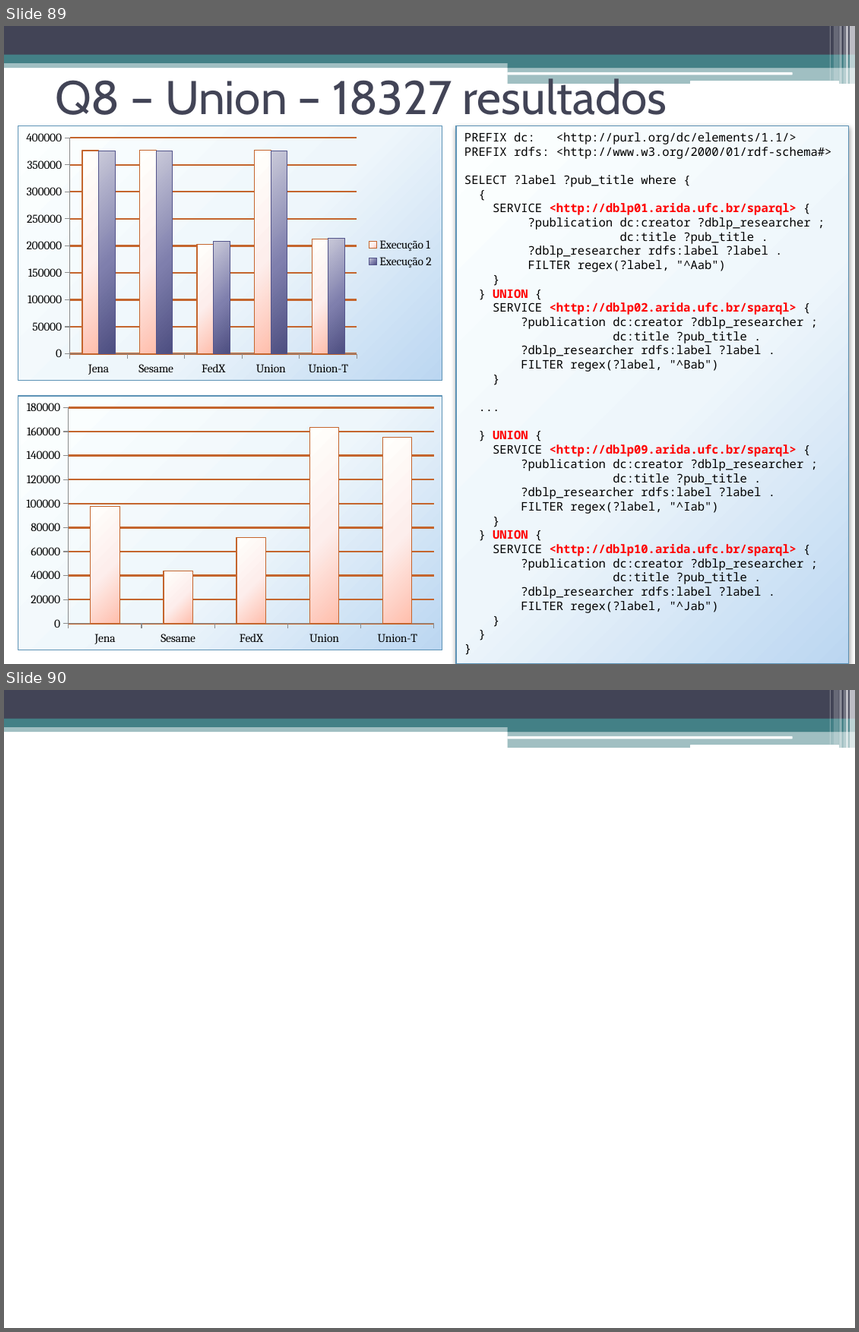
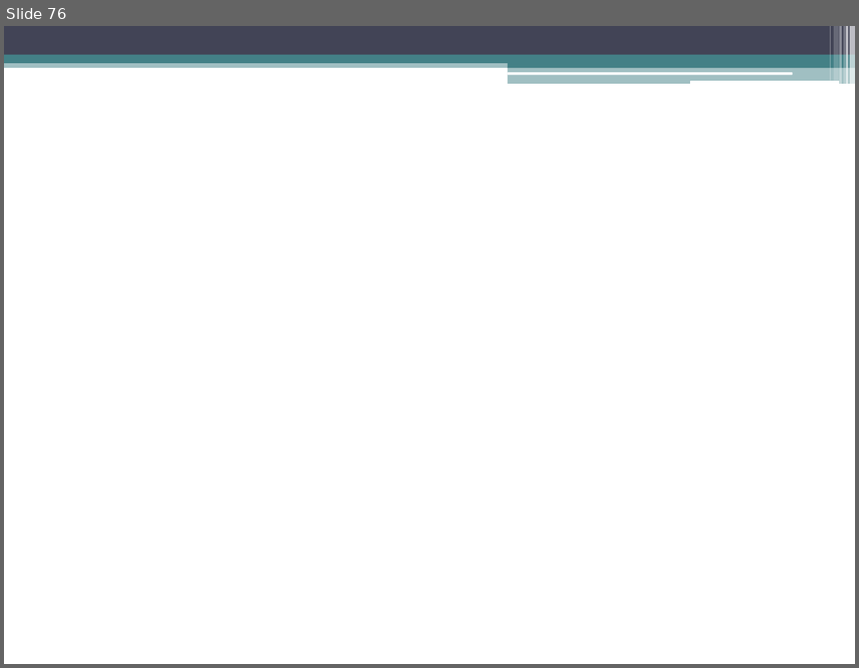
Before and after one commit to luiseufrasio/mestrado-ufc-eufrasio, a slide deck: dissertação/dissertacao_eufrasio-slides.pptx. Shown one above the other, each under a label of ours: slides 89 and 90 before the commit, slide 76 after it. The pictures are 859x1332 and 859x668 pixels, drawn with LibreOffice and Linux fonts; fonts in the diff are those of the drawing. Boxes give left, top, right and bottom in pixels: in the first picture for what was removed or moved away, otherwise in the second. Text is boxed around its words. In the diff, an @@ line names an element or a change of style, - is before the commit and + after.

```diff
--- a/dissertação/dissertacao_eufrasio-slides.pptx
+++ b/dissertação/dissertacao_eufrasio-slides.pptx
@@ slide 89 removed at bbox=[4, 26, 855, 664], background #FFFFFF; not listed: 13 template elements that a slide beside it also shows @@
@@ title removed at bbox=[55, 75, 667, 115] @@
-Q8 – Union – 18327 resultados
@@ column chart removed at bbox=[18, 126, 443, 381] @@
-categories: Jena, Sesame, FedX, Union, Union-T
-Execução 1: 380000, 380000, 200000, 380000, 210000
-Execução 2: 380000, 380000, 210000, 380000, 210000
@@ rectangle removed at bbox=[456, 126, 848, 664] @@
-PREFIX dc: <http://purl.org/dc/elements/1.1/>
-PREFIX rdfs: <http://www.w3.org/2000/01/rdf-schema#>
-SELECT ?label ?pub_title where {
-{
-SERVICE <http://dblp01.arida.ufc.br/sparql> {
-?publication dc:creator ?dblp_researcher ;
-dc:title ?pub_title .
-?dblp_researcher rdfs:label ?label .
-FILTER regex(?label, "^Aab")
-}
-} UNION {
-SERVICE <http://dblp02.arida.ufc.br/sparql> {
-?publication dc:creator ?dblp_researcher ;
-dc:title ?pub_title .
-?dblp_researcher rdfs:label ?label .
-FILTER regex(?label, "^Bab")
-}
-...
-} UNION {
-SERVICE <http://dblp09.arida.ufc.br/sparql> {
-?publication dc:creator ?dblp_researcher ;
-dc:title ?pub_title .
-?dblp_researcher rdfs:label ?label .
-FILTER regex(?label, "^Iab")
-}
-} UNION {
-SERVICE <http://dblp10.arida.ufc.br/sparql> {
-?publication dc:creator ?dblp_researcher ;
-dc:title ?pub_title .
-?dblp_researcher rdfs:label ?label .
-FILTER regex(?label, "^Jab")
-}
-}
-}
@@ column chart removed at bbox=[18, 395, 443, 651] @@
-categories: Jena, Sesame, FedX, Union, Union-T
-Series 1: 97000, 44000, 72000, 164000, 155000
@@ what was slide 90 is now slide 76 @@
```
Also in this commit, not shown: 10 slides added, 23 other slides removed, 2 other files.
